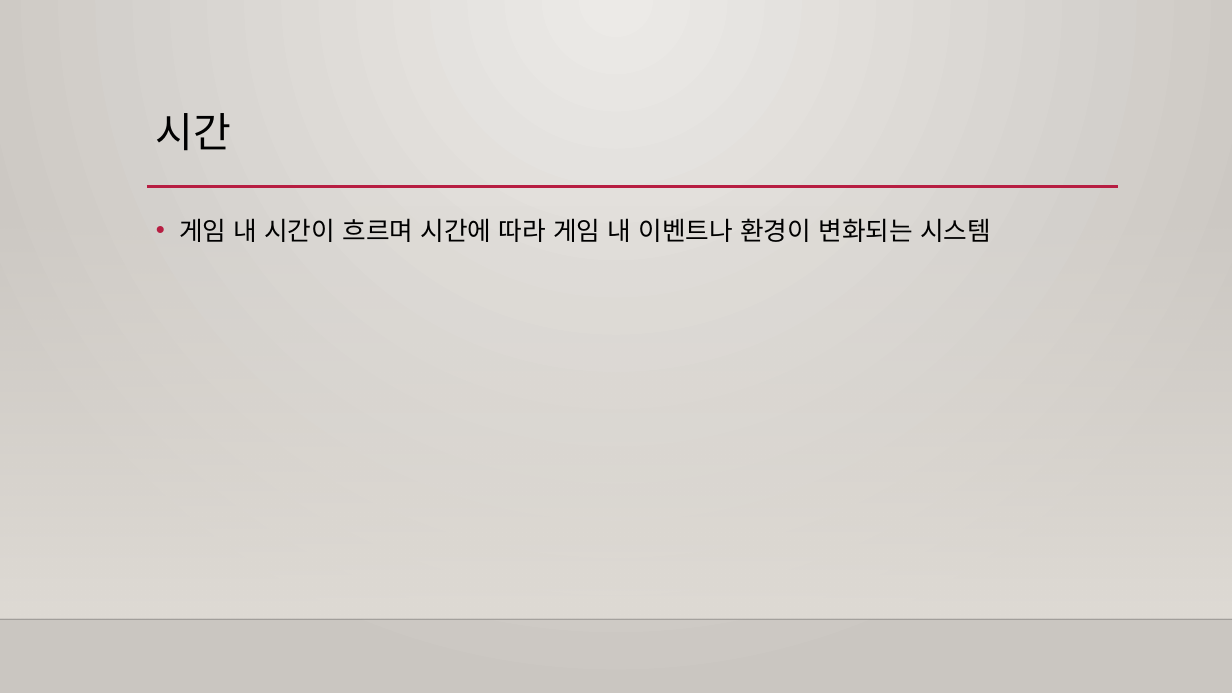
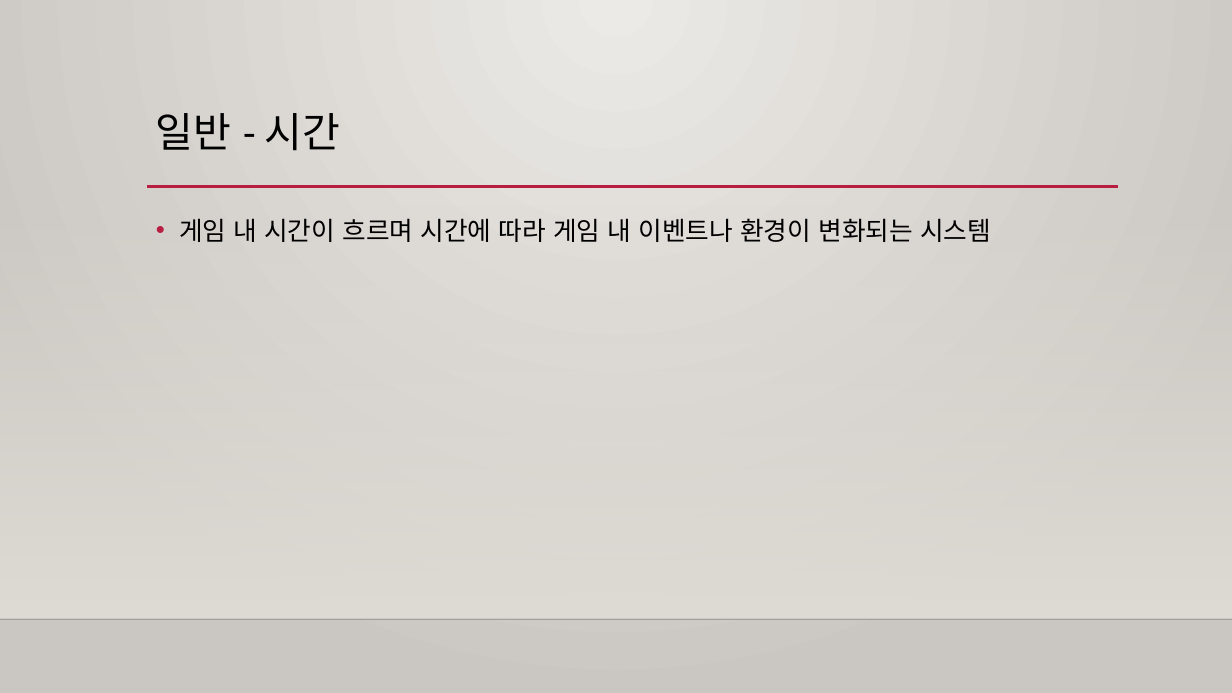
Before and after one commit to Raynia/Alchemist-Diary, a slide deck: slide 12 of Specification/Prototype/프로토타입 기획서.pptx. Drawn at 1232x693 pixels with LibreOffice and Linux fonts; fonts in the diff are those of the drawing; background and template pictures are left out. Boxes give left, top, right and bottom in pixels: in the first picture for what was removed or moved away, otherwise in the second. Text is boxed around its words. In the diff, an @@ line names an element or a change of style, - is before the commit and + after.

```diff
--- a/Specification/Prototype/프로토타입 기획서.pptx
+++ b/Specification/Prototype/프로토타입 기획서.pptx
@@ title at <box>156,113,341,151</box>: text changed @@
-시간
+일반 - 시간
```
Also in this commit, not shown: 13 other slides changed, 8 slides added.
